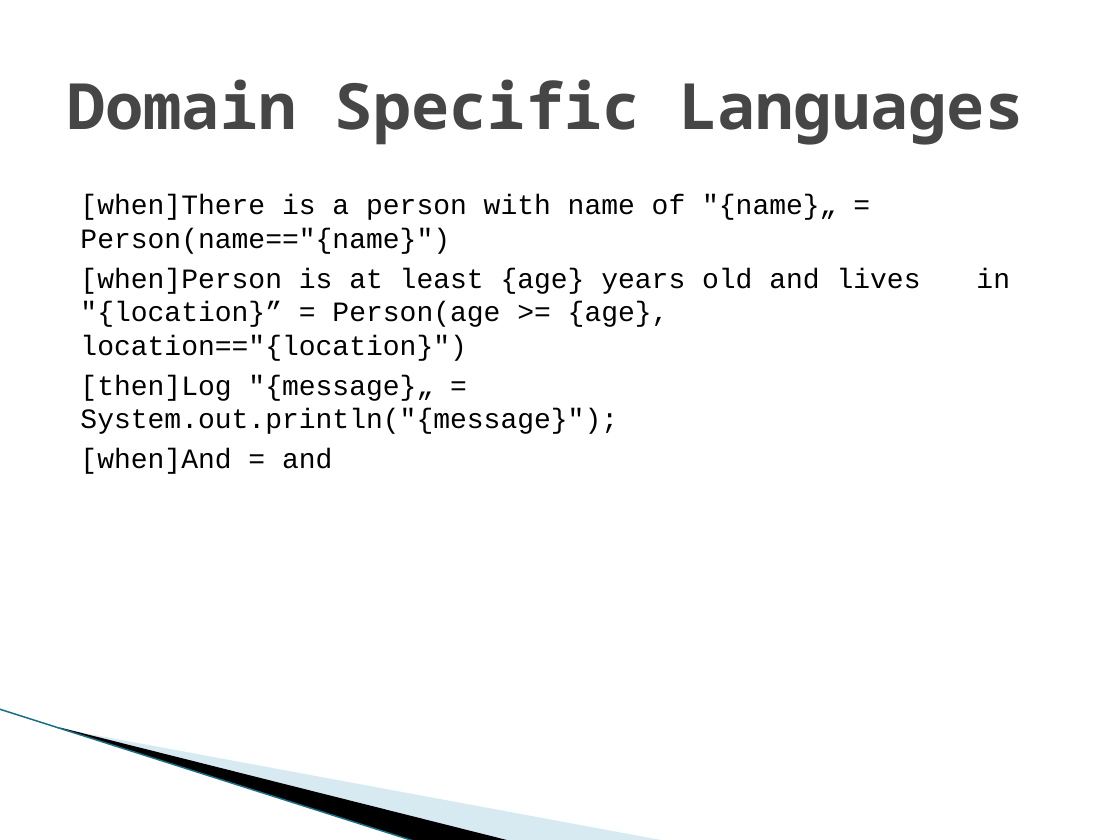
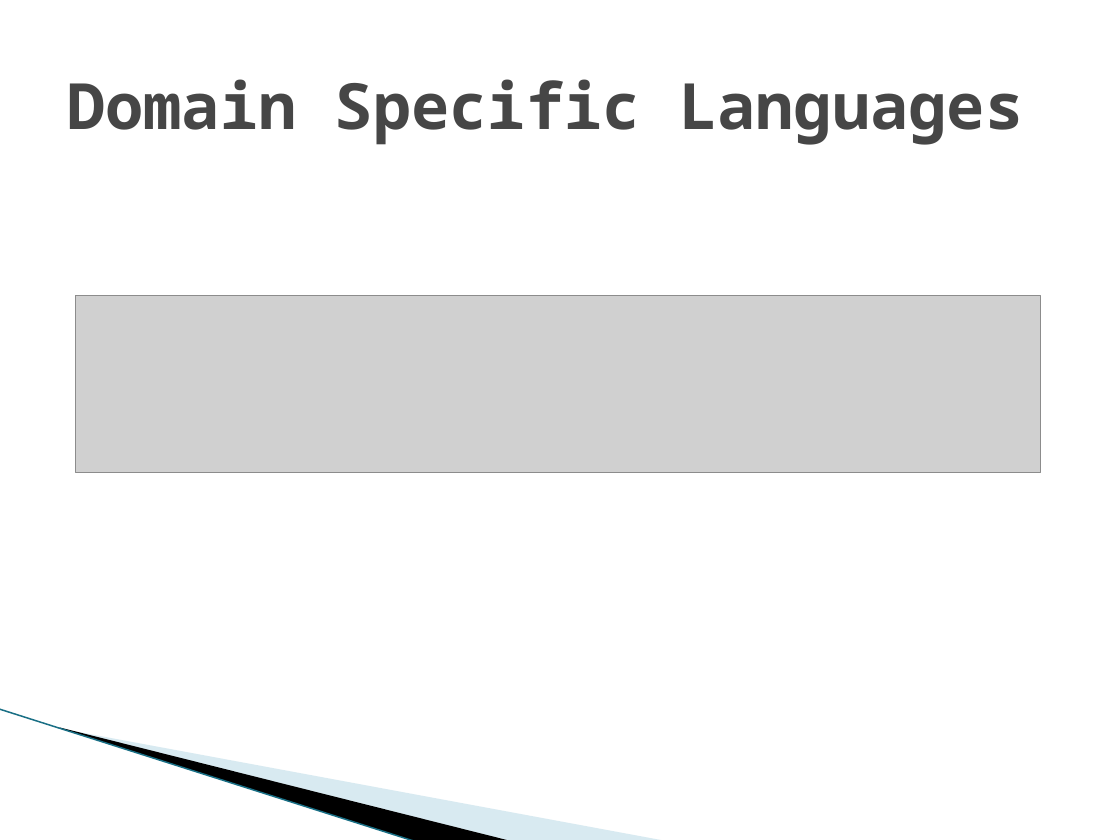
Before and after one commit to gspandy/drools-presentation-and-examples, a slide deck: slide 27 of drools-business-rules-engine.pptx (slide 24 before the commit). Drawn at 1120x840 pixels with LibreOffice and Linux fonts; fonts in the diff are those of the drawing; grey boxes stand for pictures; background and template pictures are left out. Boxes give left, top, right and bottom in pixels: in the first picture for what was removed or moved away, otherwise in the second. Text is boxed around its words. In the diff, an @@ line names an element or a change of style, - is before the commit and + after.

```diff
--- a/drools-business-rules-engine.pptx
+++ b/drools-business-rules-engine.pptx
@@ text removed at [80,195,921,474] @@
-[when]There is a person with name of "{name}„ = Person(name=="{name}")
-[when]Person is at least {age} years old and lives in "{location}” = Person(age >= {age}, location=="{location}")
-[then]Log "{message}„ = System.out.println("{message}");
-[when]And = and
@@ picture added at [75,296,1040,472] @@
```
Also in this commit, not shown: 3 other slides changed, 3 slides added.
